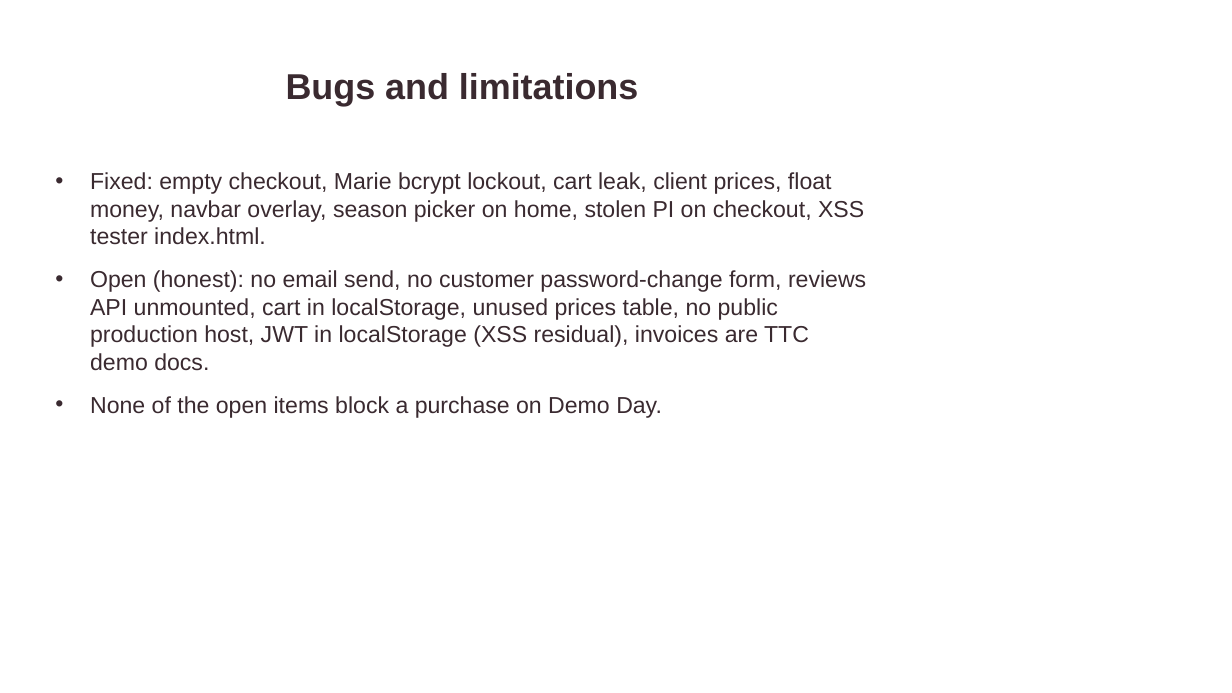
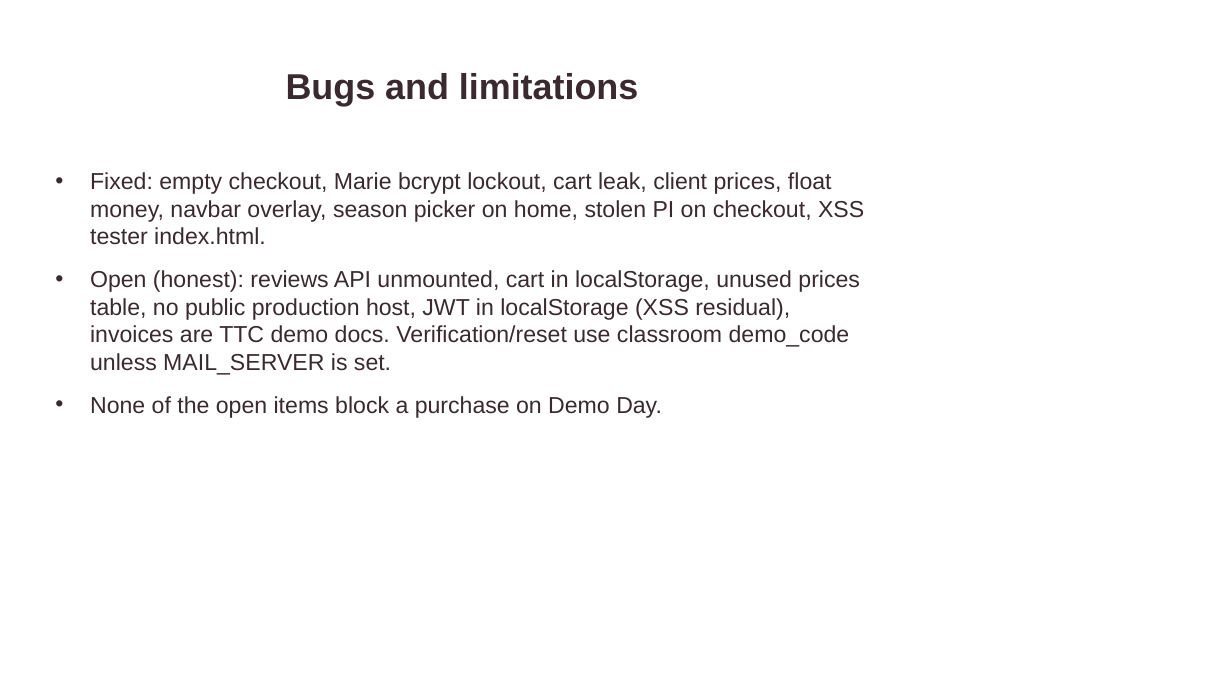
Before and after one commit to Issercio/Demo-day, a slide deck: slide 10 of docs/presentation/Pivoine-Lilas.pptx. Drawn at 1232x693 pixels with LibreOffice and Linux fonts; fonts in the diff are those of the drawing. Boxes give left, top, right and bottom in pixels: in the first picture for what was removed or moved away, otherwise in the second. Text is boxed around its words. In the diff, an @@ line names an element or a change of style, - is before the commit and + after.

```diff
--- a/docs/presentation/Pivoine-Lilas.pptx
+++ b/docs/presentation/Pivoine-Lilas.pptx
@@ text at <box>90,270,860,375</box>: text changed @@
-• Open (honest): no email send, no customer password-change form, reviews API unmounted, cart in localStorage, unused prices table, no public production host, JWT in localStorage (XSS residual), invoices are TTC demo docs.
+• Open (honest): reviews API unmounted, cart in localStorage, unused prices table, no public production host, JWT in localStorage (XSS residual), invoices are TTC demo docs. Verification/reset use classroom demo_code unless MAIL_SERVER is set.
```
Also in this commit, not shown: 7 other slides changed, 30 other files.
